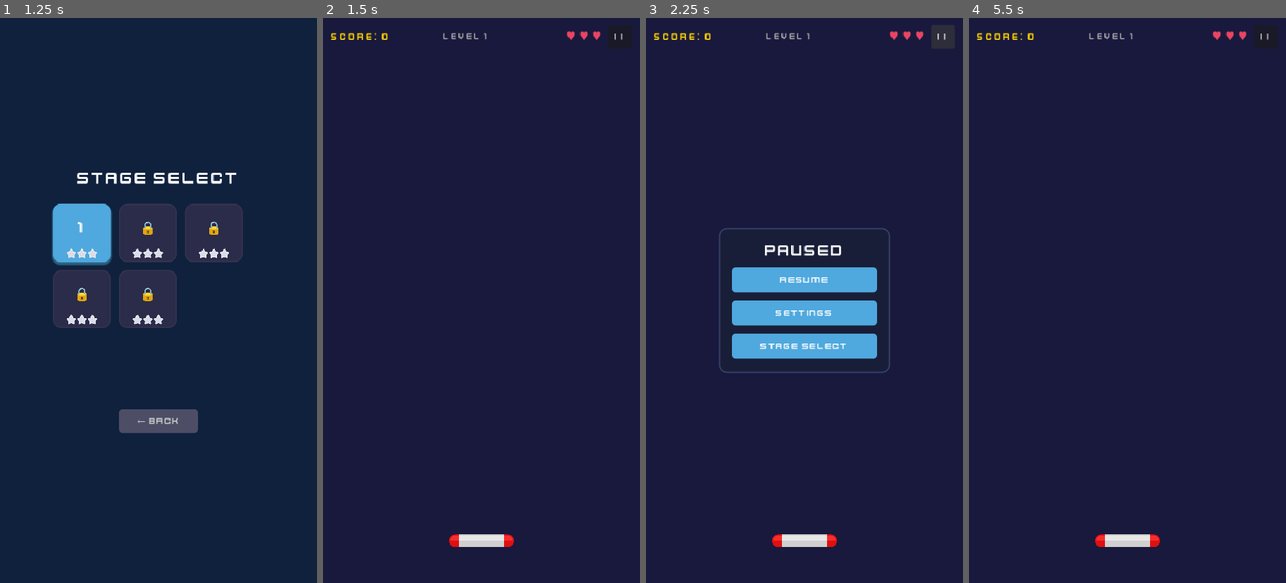
Above: before the commit, frames 1-4 (left to right).
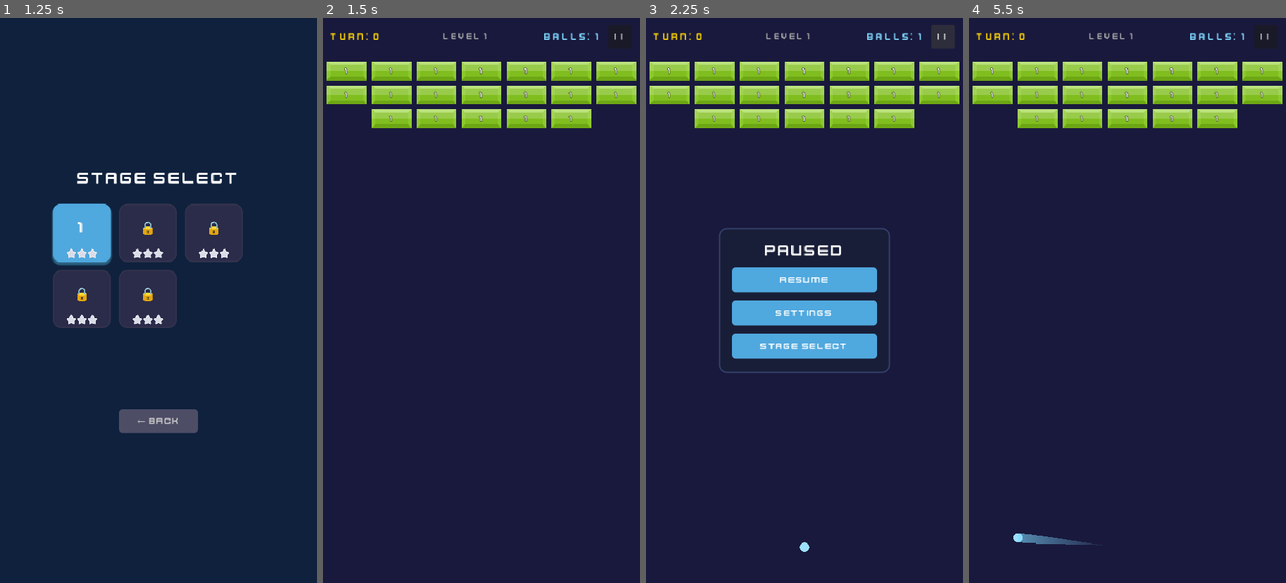
Above: after the commit, the same moments.

Repository: kenny-0114/brick-breaker
Game: Godot game, scene res://scenes/title_screen.tscn
Same seed, same stepped clock (60 frames per second), same inputs: the game is played once before the commit and once after it.
Inputs (mouse positions are in pixels of both pictures, inside the frame that each line leads up to):
- Up to frame 1 (1.25 s): click "▶ PLAY" at 0.5 s
- Up to frame 2 (1.5 s): click (405, 232) at 1.25 s
- Up to frame 3 (2.25 s): click "| |" at 2 s
- Up to frame 4 (5.5 s): click "Stage Select" at 2.75 s; click (1051, 232) at 3.5 s; click "| |" at 4.25 s; click "Resume" at 5 s

Frame 1 is identical in both runs. In frame 2, 8.6% of the frame differs, in the area x 1-99%, y 2-94%; in frame 3, 8.7%; in frame 4, 8.9%.
Error before the commit: Parse Error: Too few arguments for "start_level()" call. Expected at least 3 but received 1. (res://scripts/game_scene.gd:67)

Commit message:
refactor: StageSelect navigates to TurnGameScene instead of GameScene

Diff:
--- a/scripts/stage_select.gd
+++ b/scripts/stage_select.gd
@@ -114,7 +114,7 @@
 func _on_stage_selected(level: int) -> void:
 	SoundManager.play_sfx(SoundManager.sfx_click)
 	GameManager.current_level = level
-	get_tree().change_scene_to_file("res://scenes/game_scene.tscn")
+	get_tree().change_scene_to_file("res://scenes/turn_game_scene.tscn")
 
 
 func _on_back_pressed() -> void:
